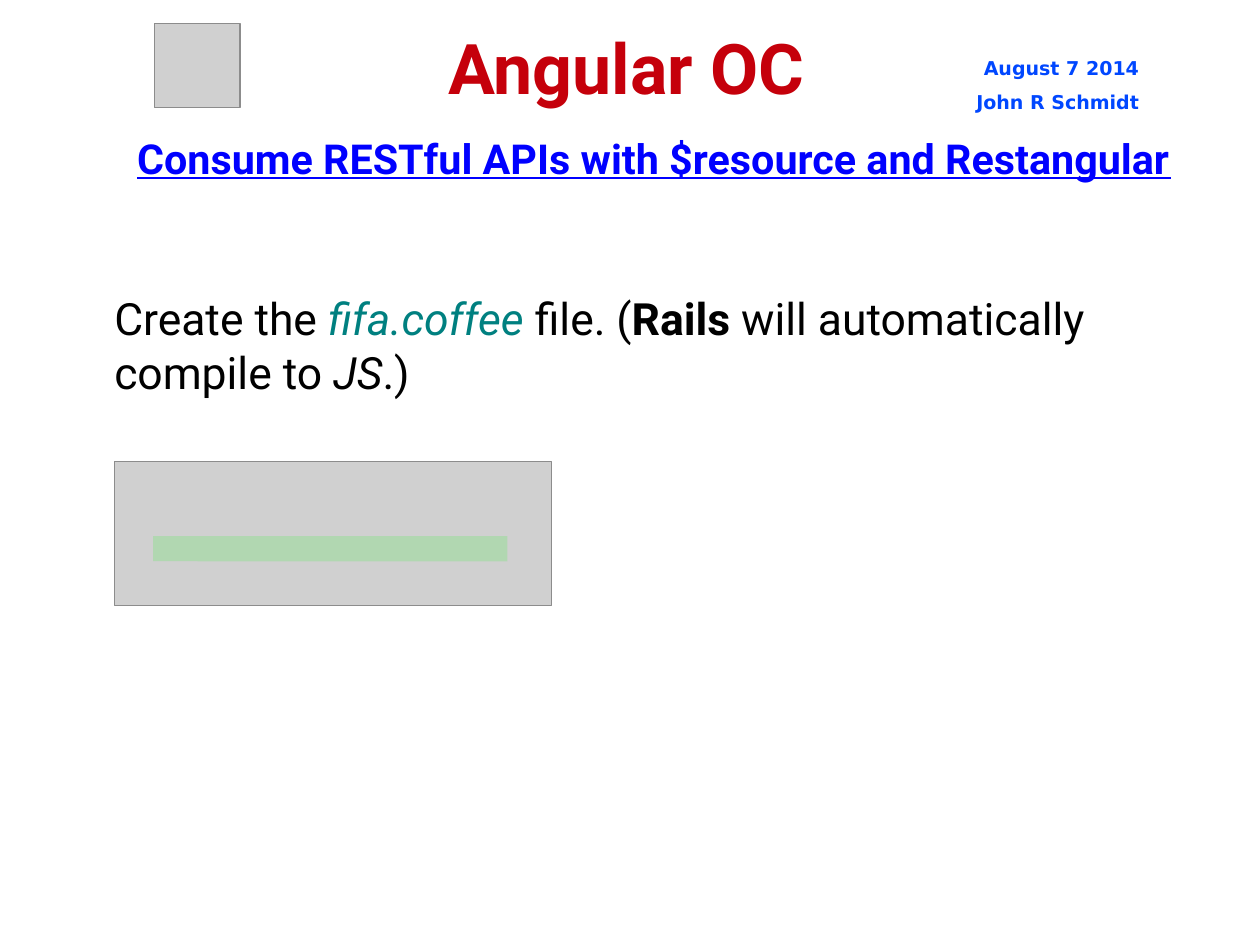
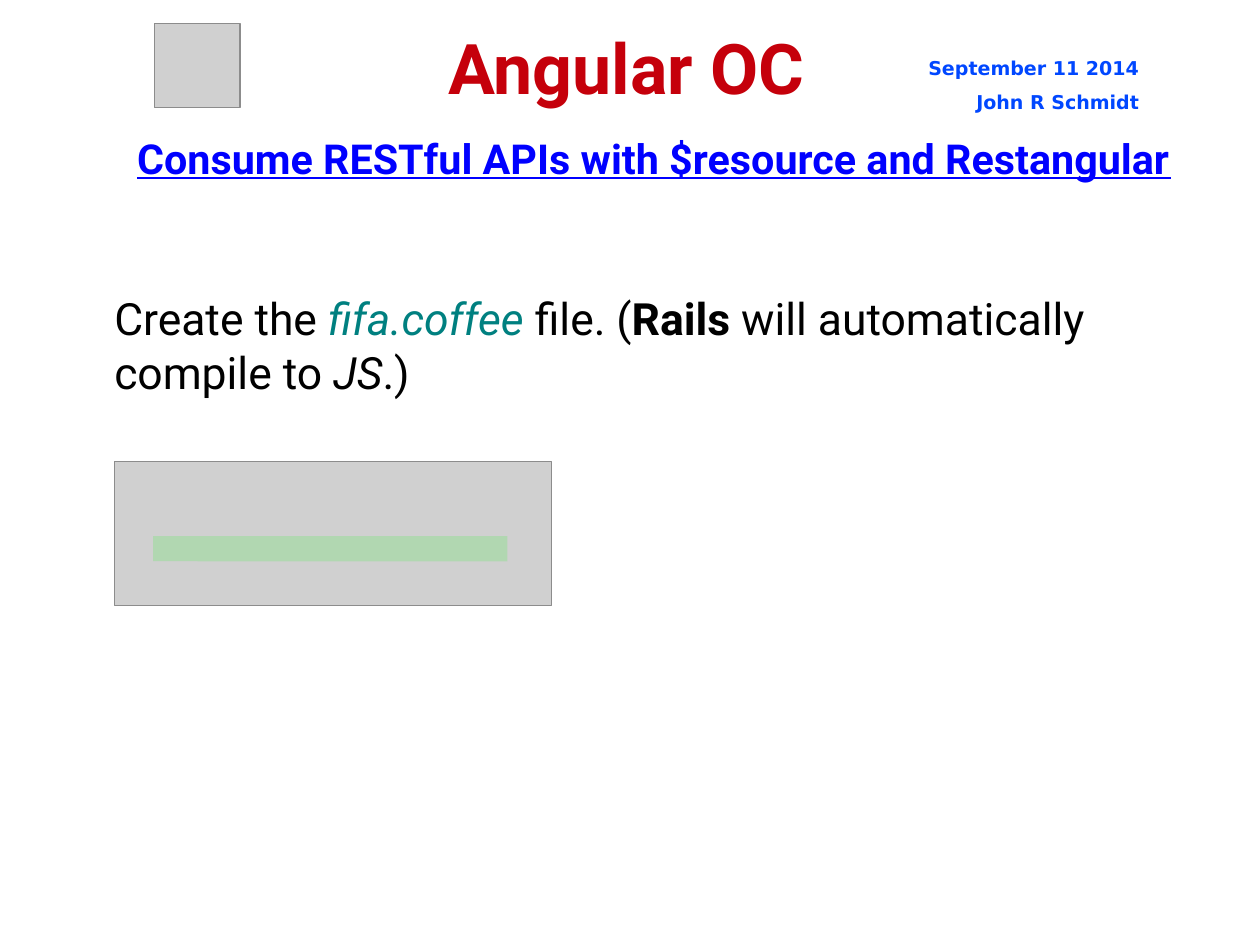
Before and after one commit to jrschmidt/fifa-angular-rest-demo, a slide deck: slide 20 of fifa.odp. Drawn at 1260x945 pixels with LibreOffice and Linux fonts; fonts in the diff are those of the drawing; grey boxes stand for pictures; background and template pictures are left out. Boxes give left, top, right and bottom in pixels: in the first picture for what was removed or moved away, otherwise in the second. Text is boxed around its words. In the diff, an @@ line names an element or a change of style, - is before the commit and + after.

```diff
--- a/fifa.odp
+++ b/fifa.odp
@@ text "September 11 2014": place and size @@
-text "September 11 2014" at (976, 61, 1139, 113)
+text "September 11 2014" at (928, 60, 1139, 113)
@@ text at (928, 60, 1139, 79): text changed @@
-August 7 2014
+September 11 2014
```
Also in this commit, not shown: 49 other slides changed, 1 other file.
